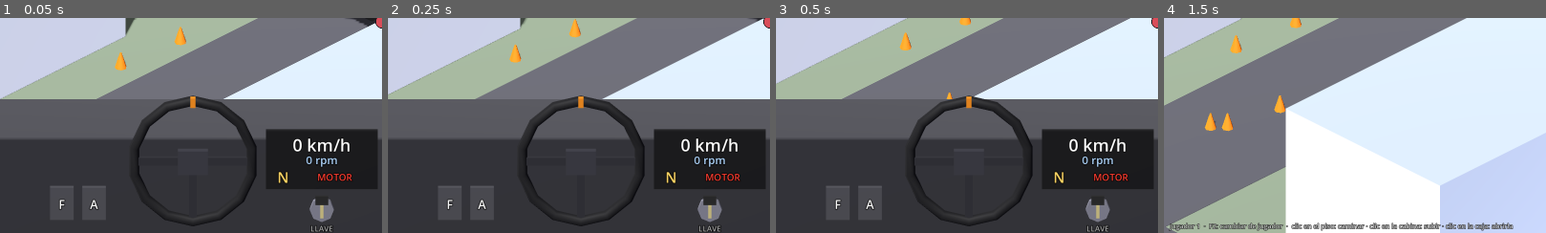
Above: before the commit, frames 1-4 (left to right).
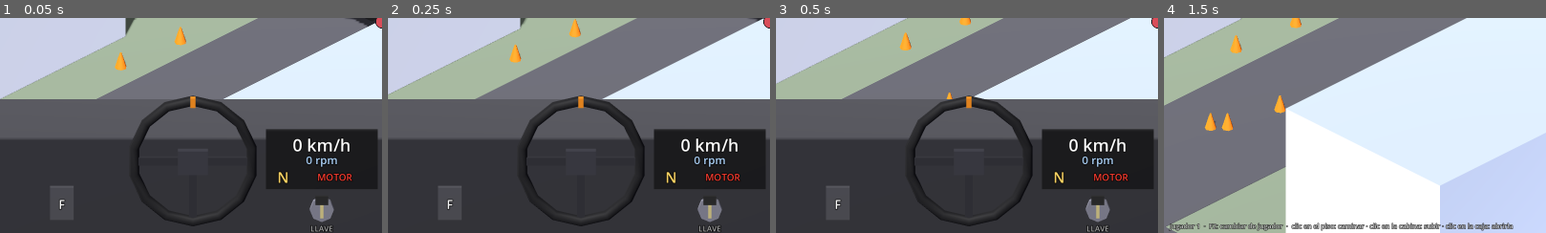
Above: after the commit, the same moments.

Repository: marcolatellafrias/furgon
Game: Godot game, scene res://game/world/sandbox.tscn
Two runs of this game, one before a commit and one after it. Both use one fixed random seed, a clock stepped at 60 frames per second and the inputs below.
Inputs (mouse positions are % of the whole screen's width and height, from its top left):
- Up to frame 1 (0.05 s): no input
- Up to frame 2 (0.25 s): no input
- Up to frame 3 (0.5 s): no input
- Up to frame 4 (1.5 s): tap Enter at 0.5 s; move the mouse to (72, 45) at 0.52 s; tap E at 0.6 s; click (72, 45) at 0.67 s; drag from (30, 55) to (45, 70) at 1.27 s
The pictures show only the part of the screen within x 0-50%, y 50-100%; the shares and areas given below are measured in that part.

The runs differ from the first frame. In frame 1, 0.1% of the frame differs, in the area x 21-28%, y 78-89%; in frame 2, 0.1%; in frame 3, 0.1%; in frame 4, nothing differs.

Commit message:
La marcha dicta la velocidad; sin pedal acelerador
VanControls.gear_sets_speed: cada marcha tiene una velocidad
(Van.gear_speeds_kmh) y la van acelera/frena sola hasta ella.
El freno corta la aceleración automática.

Co-Authored-By: Claude Opus 5.5 <noreply@anthropic.com>

Diff:
--- a/game/overlay/cabin_overlay.gd
+++ b/game/overlay/cabin_overlay.gd
@@ -84,6 +84,8 @@
 		pedals[spec[0]] = p
 		if spec[0] == "clutch" and not c.clutch_enabled:
 			p.visible = false   # embrague automático: no hay pedal
+		if spec[0] == "throttle" and c.gear_sets_speed:
+			p.visible = false   # la marcha dicta la velocidad: no hay acelerador
 		x += 0.75
 
 	# Guantera (todavía no se abre)
--- a/game/van/van.gd
+++ b/game/van/van.gd
@@ -24,6 +24,9 @@
 @export var max_brake := 60.0           ## por rueda
 @export var front_grip := 2.2
 @export var rear_grip := 2.0
+
+## Velocidad a la que va la van en cada marcha cuando gear_sets_speed está activo.
+@export var gear_speeds_kmh := {-1: 8.0, 1: 12.0, 2: 25.0, 3: 40.0, 4: 60.0}
 
 const RATIOS := {-1: -3.6, 0: 0.0, 1: 3.8, 2: 2.3, 3: 1.5, 4: 1.0}
 
@@ -147,6 +150,15 @@
 
 func _physics_process(delta: float) -> void:
 	var c := controls
+	var throttle := c.throttle
+	var auto_brake := 0.0
+	if c.gear_sets_speed:
+		# La marcha dicta la velocidad: acelera hasta llegar y frena suave si se pasa.
+		var target: float = gear_speeds_kmh.get(c.gear, 0.0)
+		var speed_in_gear := linear_velocity.dot(global_basis.z) * 3.6 * (-1.0 if c.gear == -1 else 1.0)
+		if c.gear != 0:
+			throttle = clampf((target - speed_in_gear) / 6.0, 0.0, 1.0) * (1.0 - clampf(c.brake * 2.0, 0.0, 1.0))
+			auto_brake = clampf((speed_in_gear - target - 2.0) / 12.0, 0.0, 0.35)
 	var accel := (linear_velocity - _prev_velocity) / delta
 	_prev_velocity = linear_velocity
 	local_accel = local_accel.lerp(global_basis.inverse() * accel, 0.25)
@@ -167,17 +179,17 @@
 
 	var force := 0.0
 	if engine_on:
-		var free_rpm := idle_rpm + c.throttle * (max_rpm - idle_rpm)
+		var free_rpm := idle_rpm + throttle * (max_rpm - idle_rpm)
 		var target_rpm := lerpf(free_rpm, maxf(wheel_rpm, idle_rpm * 0.5), rpm_engagement)
 		rpm = move_toward(rpm, target_rpm, 7000.0 * delta)
 
-		if stall_enabled and c.clutch_enabled and engagement > 0.85 and wheel_rpm < 350.0 and c.throttle < 0.15:
+		if stall_enabled and c.clutch_enabled and engagement > 0.85 and wheel_rpm < 350.0 and throttle < 0.15:
 			_stop_engine("¡Se paró el motor!")
 		elif c.gear != 0:
-			var torque := c.throttle * max_torque * _torque_curve(rpm)
+			var torque := throttle * max_torque * _torque_curve(rpm)
 			if rpm >= max_rpm:
 				torque = 0.0
-			if c.throttle < 0.05:
+			if throttle < 0.05:
 				torque = -engine_brake_torque * clampf(rpm / max_rpm, 0.0, 1.0)
 			force = torque * ratio / wheel_radius * engagement
 	elif not cranking:
@@ -185,7 +197,7 @@
 
 	var steer_rad := -c.steer * deg_to_rad(max_steer_deg)  # steering positivo = izquierda
 	# Sin nadie al volante, freno de mano puesto (por ahora automático).
-	var brake := c.brake if seat_occupant.get(driver_seat) != null else 1.0
+	var brake := maxf(c.brake, auto_brake) if seat_occupant.get(driver_seat) != null else 1.0
 	for w in _front_wheels:
 		w.steering = steer_rad
 		w.brake = brake * max_brake
--- a/game/van/van_controls.gd
+++ b/game/van/van_controls.gd
@@ -11,6 +11,9 @@
 ## false = embrague automático: no hay pedal, los cambios entran solos y el motor no se para.
 ## Así la van se maneja de a uno. Ponerlo en true para el modo "manual" cooperativo.
 @export var clutch_enabled := false
+## true = no hay acelerador: cada marcha tiene una velocidad y la van va sola a esa velocidad
+## (ver Van.gear_speeds_kmh). false = acelerador manual con el pedal.
+@export var gear_sets_speed := true
 @export_range(-1, 4) var gear := 0            ## -1 R, 0 N, 1..4
 
 ## Cada giro de llave suma 1. La van compara con el último que vio:
